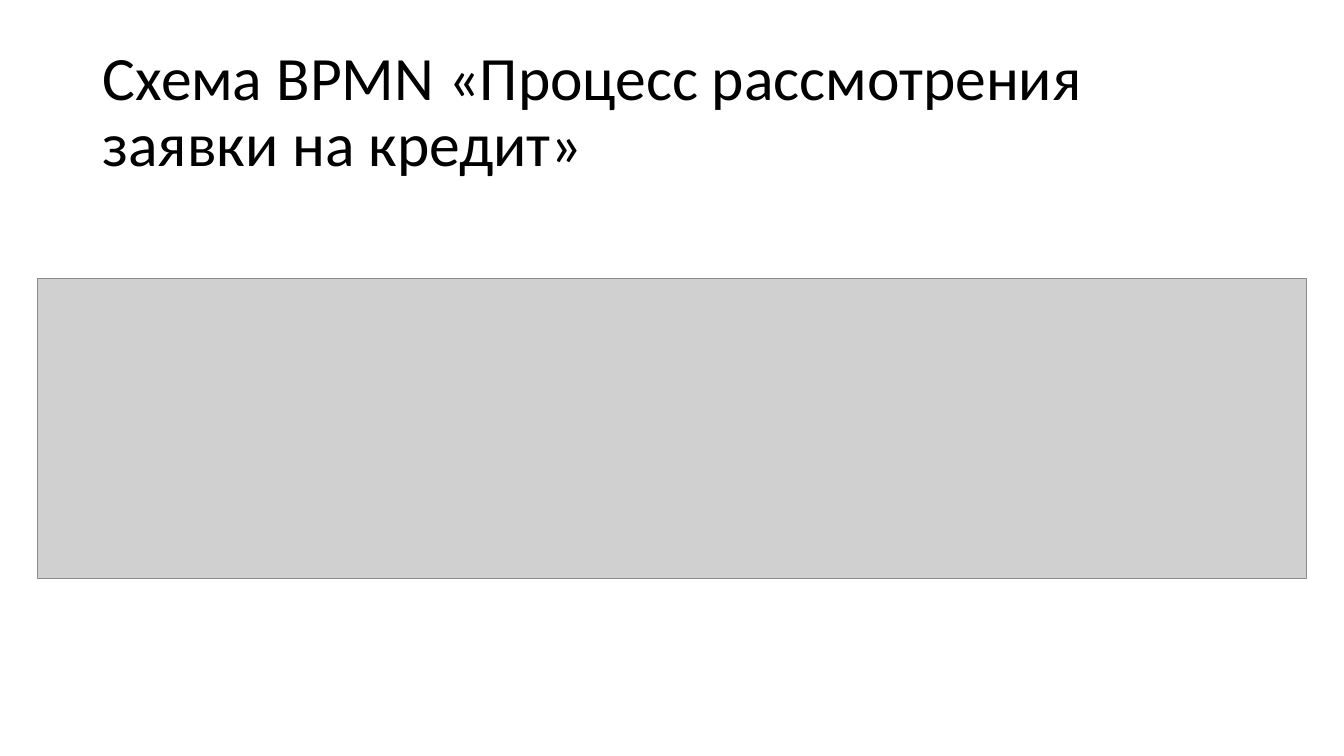
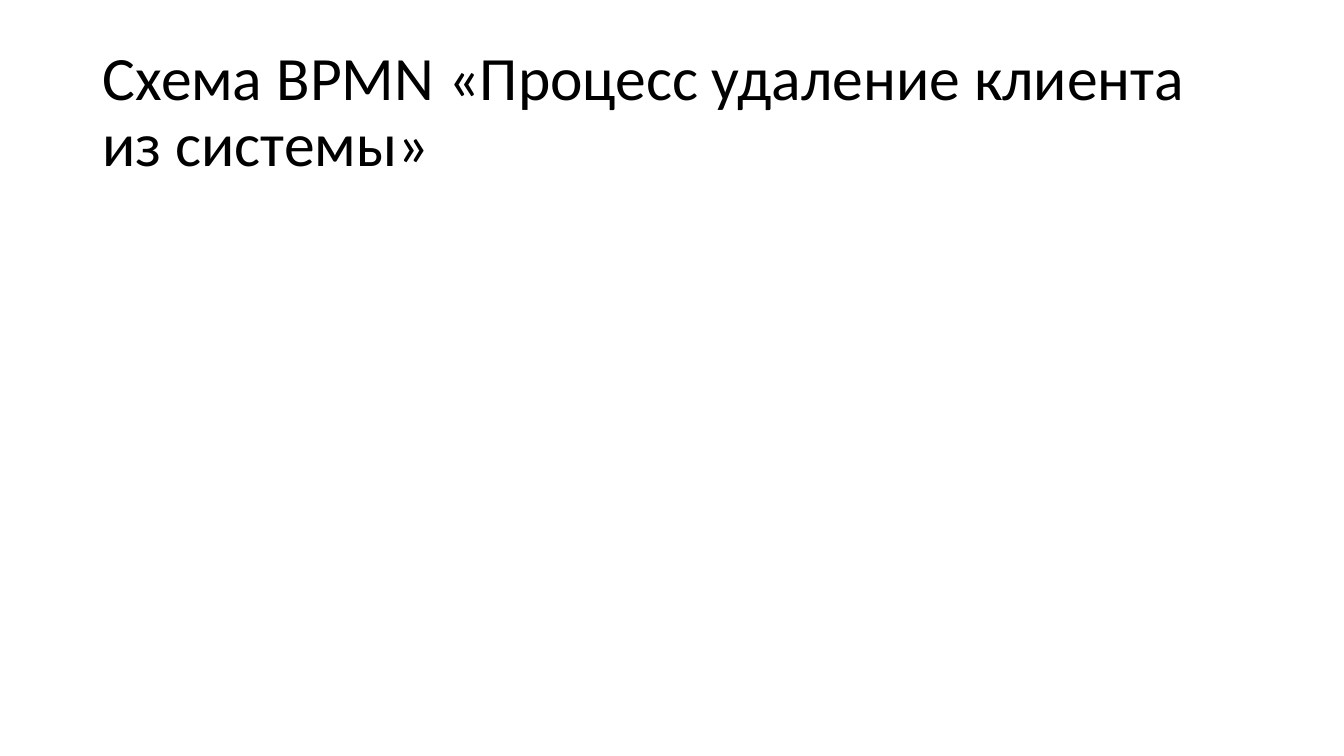
Before and after one commit to A1ex1in/3k2sKursachi, a slide deck: slide 6 of бсбд/КП/КР ЧигаревА.Ю. БИб-21Э1 БСБД.pptx. Drawn at 1344x756 pixels with LibreOffice and Linux fonts; fonts in the diff are those of the drawing; grey boxes stand for pictures. Boxes give left, top, right and bottom in pixels: in the first picture for what was removed or moved away, otherwise in the second. Text is boxed around its words. In the diff, an @@ line names an element or a change of style, - is before the commit and + after.

```diff
--- a/бсбд/КП/КР ЧигаревА.Ю. БИб-21Э1 БСБД.pptx
+++ b/бсбд/КП/КР ЧигаревА.Ю. БИб-21Э1 БСБД.pptx
@@ title at (102, 60, 1184, 167): text changed @@
-Схема BPMN «Процесс рассмотрения заявки на кредит»
+Схема BPMN «Процесс удаление клиента из системы»
@@ picture removed at (37, 278, 1307, 579) @@
```
Also in this commit, not shown: 1 other slide changed, 3 other files.
